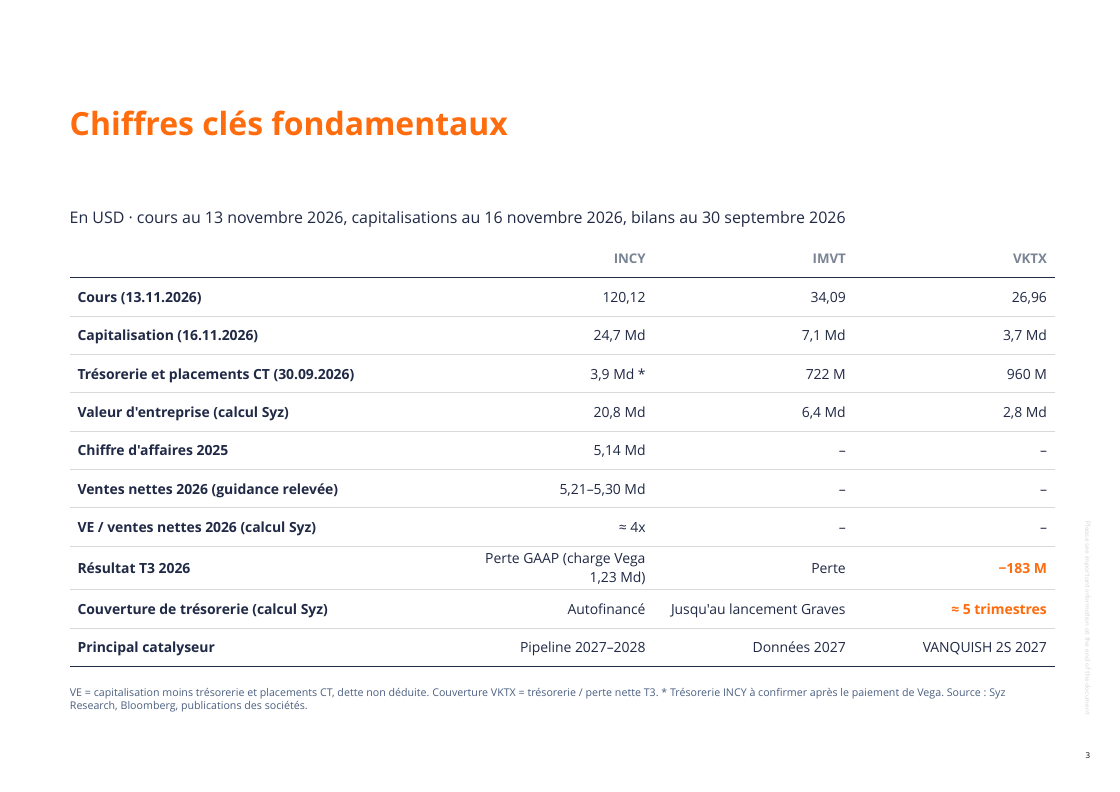
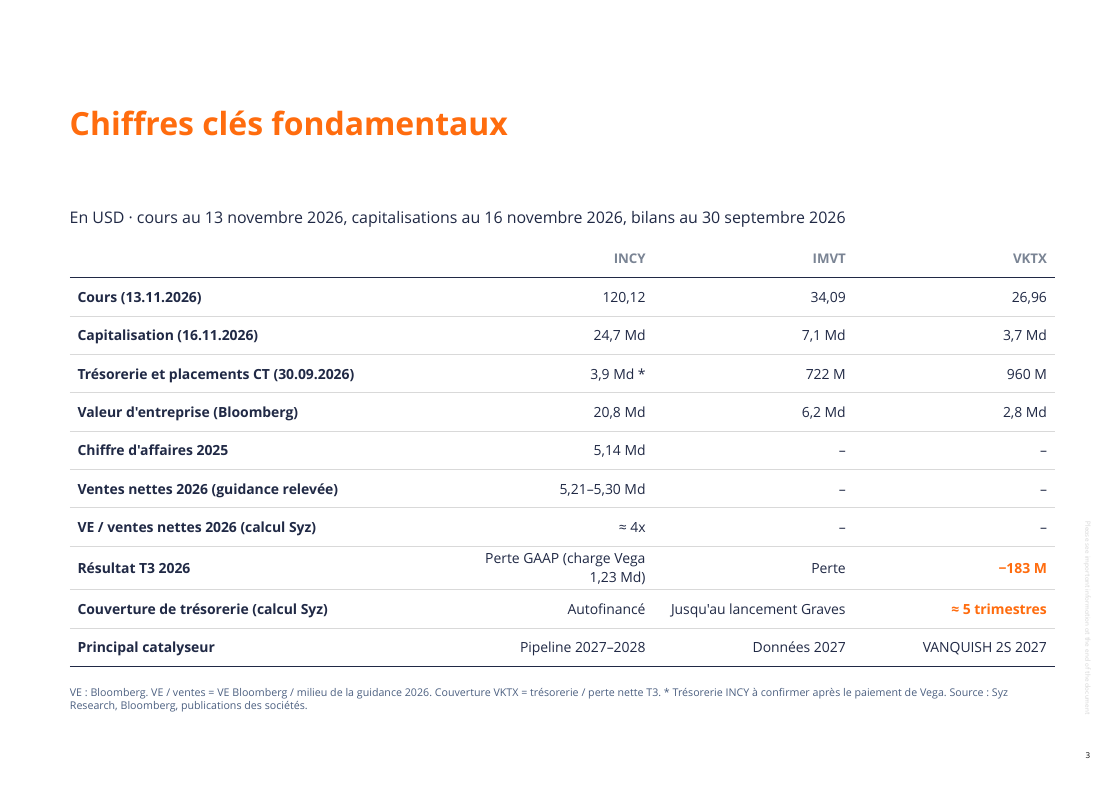
Before and after one commit to jb-db05/adhoc_Equity, a slide deck: slide 3 of notes/2026-11-16-biotech-vktx-imvt-incy/Syz_Biotech_US_lecture_fondamentale_2026-11-16.pptx. Drawn at 1120x792 pixels with LibreOffice and Linux fonts; fonts in the diff are those of the drawing; background and template pictures are left out. Boxes give left, top, right and bottom in pixels: in the first picture for what was removed or moved away, otherwise in the second. Text is boxed around its words. In the diff, an @@ line names an element or a change of style, - is before the commit and + after.

```diff
--- a/notes/2026-11-16-biotech-vktx-imvt-incy/Syz_Biotech_US_lecture_fondamentale_2026-11-16.pptx
+++ b/notes/2026-11-16-biotech-vktx-imvt-incy/Syz_Biotech_US_lecture_fondamentale_2026-11-16.pptx
@@ table at (70,240,1055,661) @@
-row 5, column 1: Valeur d'entreprise (calcul Syz)
+row 5, column 1: Valeur d'entreprise (Bloomberg)
-row 5, column 3: 6,4 Md
+row 5, column 3: 6,2 Md
@@ text at (70,688,1008,712): text changed @@
-VE = capitalisation moins trésorerie et placements CT, dette non déduite. Couverture VKTX = trésorerie / perte nette T3. * Trésorerie INCY à confirmer après le paiement de Vega. Source : Syz Research, Bloomberg, publications des sociétés.
+VE : Bloomberg. VE / ventes = VE Bloomberg / milieu de la guidance 2026. Couverture VKTX = trésorerie / perte nette T3. * Trésorerie INCY à confirmer après le paiement de Vega. Source : Syz Research, Bloomberg, publications des sociétés.
```
Also in this commit, not shown: 5 other slides changed, 9 other files.
